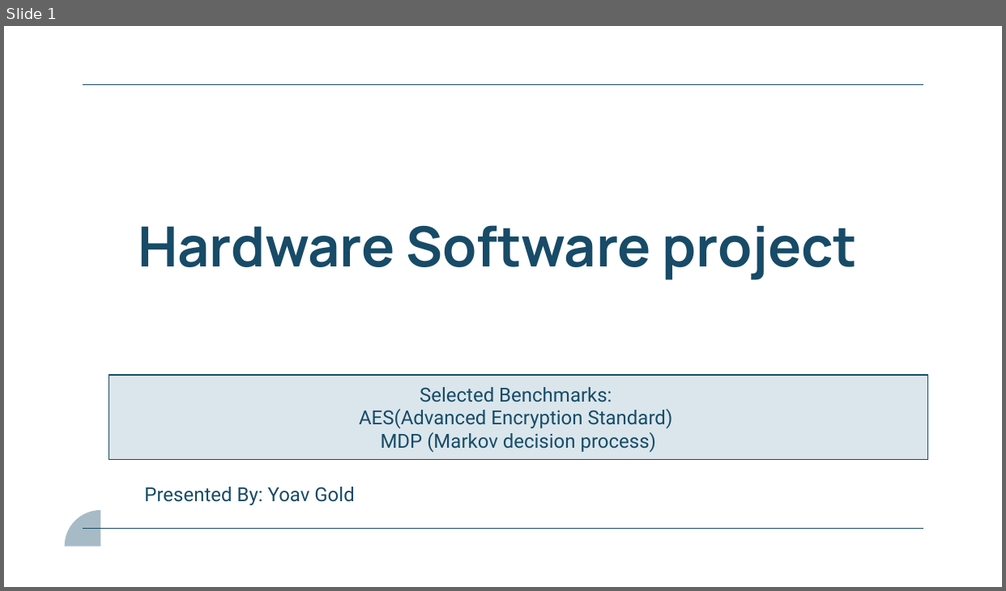
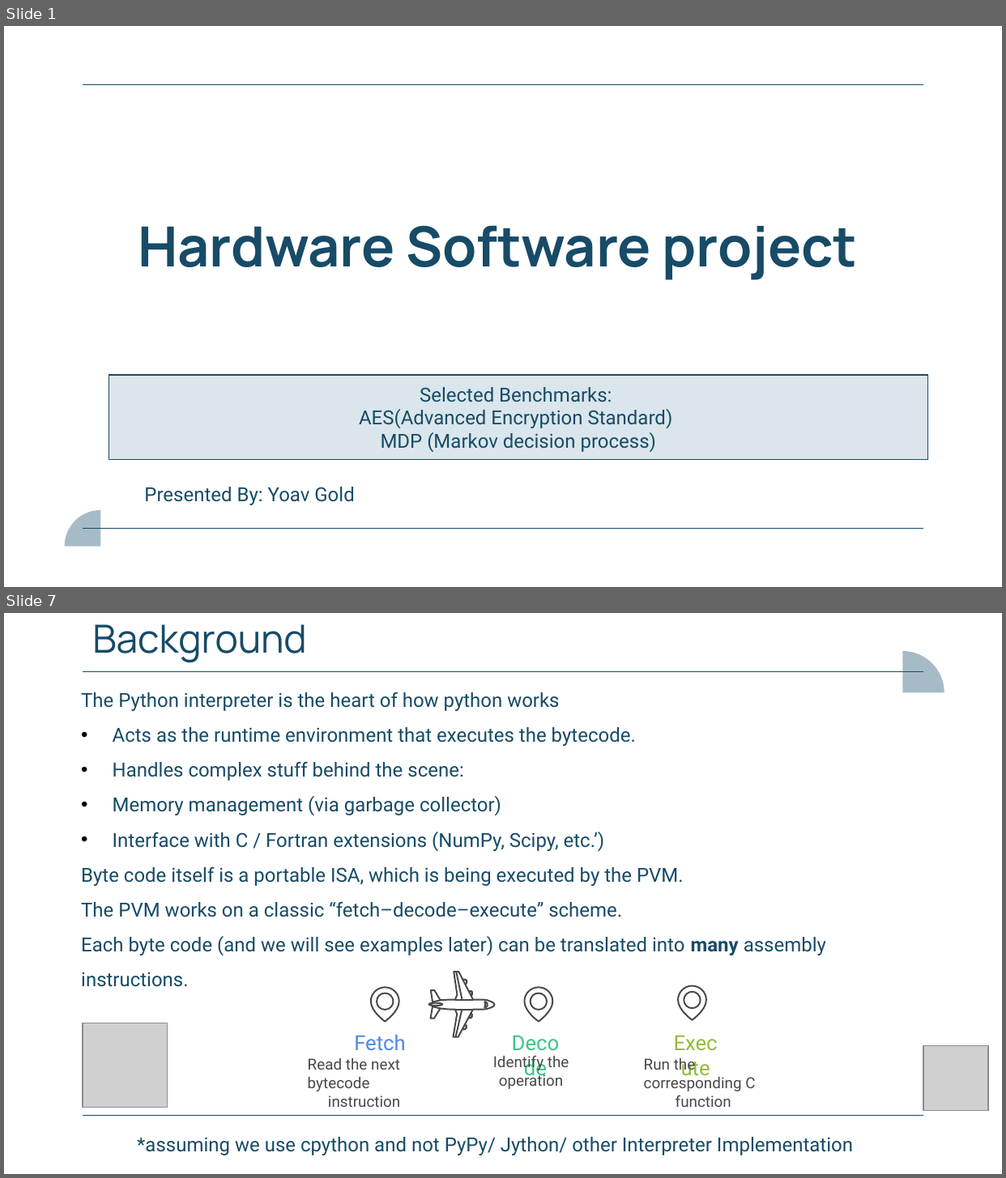
Before and after one commit to YoavGold/hw_sw_project, a slide deck: presentation/final_presentation.pptx. Shown one above the other, each under a label of ours: slide 1 before the commit, slides 1 and 7 after it; the slides between them are not shown. The pictures are 1006x591 and 1006x1178 pixels, drawn with LibreOffice and Linux fonts; fonts in the diff are those of the drawing; grey boxes stand for pictures. Boxes give left, top, right and bottom in pixels: in the first picture for what was removed or moved away, otherwise in the second. Text is boxed around its words. In the diff, an @@ line names an element or a change of style, - is before the commit and + after.

```diff
--- a/presentation/final_presentation.pptx
+++ b/presentation/final_presentation.pptx
@@ slide 7 added at (x1=4, y1=613, x2=1002, y2=1174), background #FFFFFF; not listed: 2 template elements that a slide beside it also shows @@
@@ title added at (x1=92, y1=624, x2=307, y2=663), 28 pt, text #174B67 @@
+Background
@@ freeform shape added at (x1=902, y1=651, x2=944, y2=693), fill #A7BBC7 @@
@@ text added at (x1=81, y1=692, x2=826, y2=987), 14 pt, text #174B67 @@
+  The Python interpreter is the heart of how python works
+  • Acts as the runtime environment that executes the bytecode.
+  • Handles complex stuff behind the scene:
+            • Memory management (via garbage collector)
+            • Interface with C / Fortran extensions (NumPy, Scipy, etc.’)
+            Byte code itself is a portable ISA, which is being executed by the PVM.
+            The PVM works on a classic “fetch–decode–execute” scheme.
+            Each byte code (and we will see examples later) can be translated into many assembly instructions.
@@ group added at (x1=308, y1=901, x2=755, y2=1107): 6 texts, 4 freeform shapes @@
+Fetch
+Decode
+Execute
+Read the next bytecode
+instruction
+Identify the operation
+Run the corresponding C
+function
@@ picture added at (x1=83, y1=1023, x2=168, y2=1108) @@
@@ picture added at (x1=923, y1=1046, x2=988, y2=1111) @@
@@ text added at (x1=137, y1=1137, x2=853, y2=1156), 14 pt, text #174B67 @@
+  *assuming we use cpython and not PyPy/ Jython/ other Interpreter Implementation
```
Also in this commit, not shown: 1 slide changed, 37 other slides added, 1 other file.
